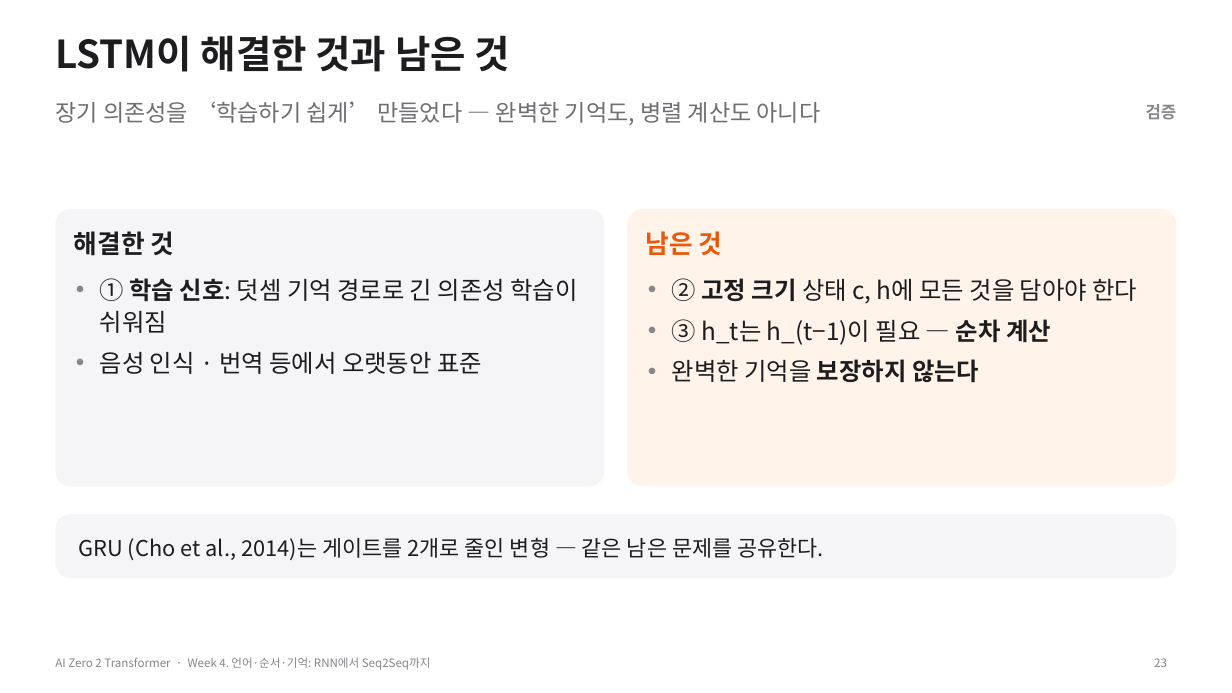
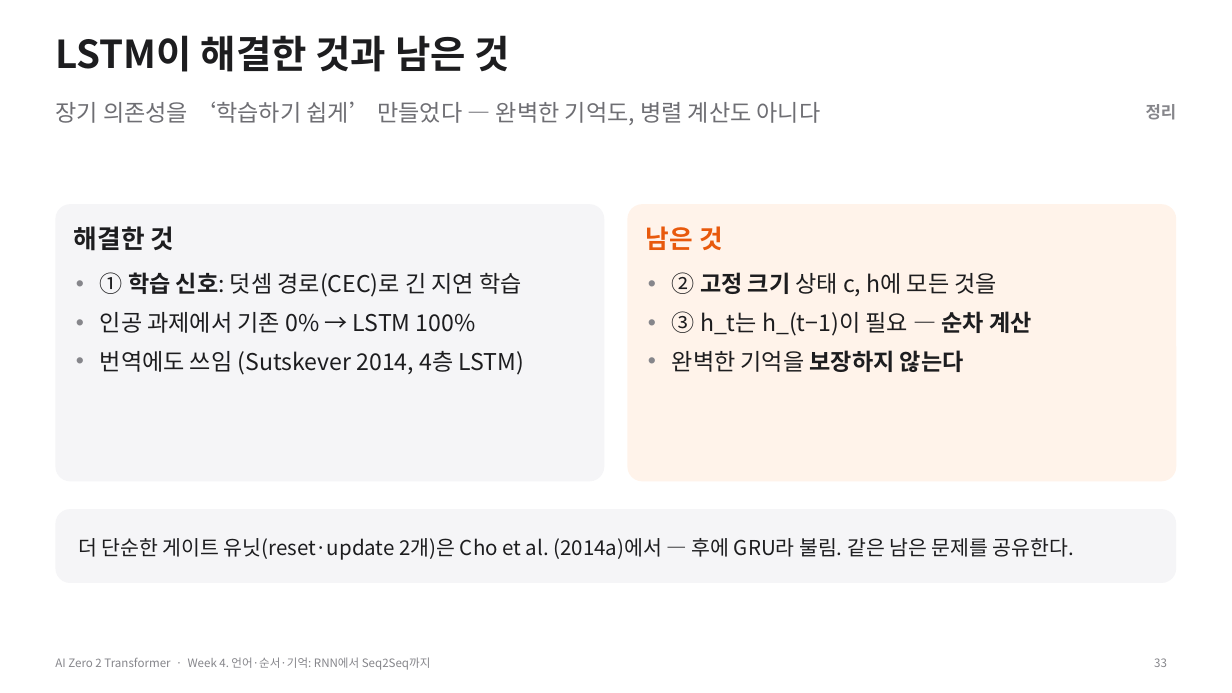
Before and after one commit to myunhh/AI-Zero-2-Transformers, a slide deck: slide 33 of lectures/week04_rnn_lstm_seq2seq.pptx (slide 23 before the commit). Drawn at 1232x693 pixels with LibreOffice and Linux fonts; fonts in the diff are those of the drawing. Boxes give left, top, right and bottom in pixels: in the first picture for what was removed or moved away, otherwise in the second. Text is boxed around its words. In the diff, an @@ line names an element or a change of style, - is before the commit and + after.

```diff
--- a/lectures/week04_rnn_lstm_seq2seq.pptx
+++ b/lectures/week04_rnn_lstm_seq2seq.pptx
@@ text at <box>1146,104,1177,120</box>: text changed @@
-검증
+정리
@@ 2 texts, 2 rounded rectangles: place and size @@
-2 texts, 2 rounded rectangles at <box>55,209,1177,486</box>
+2 texts, 2 rounded rectangles at <box>55,204,1177,482</box>
@@ text at <box>100,272,525,375</box>: text changed; size 19 to 18 pt @@
-• ① 학습 신호: 덧셈 기억 경로로 긴 의존성 학습이 쉬워짐
-• 음성 인식 · 번역 등에서 오랫동안 표준
+• ① 학습 신호: 덧셈 경로(CEC)로 긴 지연 학습
+• 인공 과제에서 기존 0% → LSTM 100%
+• 번역에도 쓰임 (Sutskever 2014, 4층 LSTM)
@@ text at <box>672,272,997,296</box>: text changed; size 19 to 18 pt @@
-• ② 고정 크기 상태 c, h에 모든 것을 담아야 한다
+• ② 고정 크기 상태 c, h에 모든 것을
@@ text at <box>672,311,1032,372</box>: size 19 to 18 pt in "③ h_t는 h_(t−1)이 필요 — 순차 계산", "완벽한 기억을 보장하지 않는다" @@
@@ rounded rectangle "더 단순한 게이트 유닛(reset·update 2개)은 ...": place and size @@
-rounded rectangle "더 단순한 게이트 유닛(reset·update 2개)은 ..." at <box>55,514,1177,578</box>
+rounded rectangle "더 단순한 게이트 유닛(reset·update 2개)은 ..." at <box>55,509,1177,583</box>
@@ rounded rectangle "더 단순한 게이트 유닛(reset·update 2개)은 ..." at <box>55,509,1177,583</box>: proportions changed @@
@@ text in rounded rectangle at <box>78,538,1074,560</box>: text changed; size 17 to 16 pt @@
-GRU (Cho et al., 2014)는 게이트를 2개로 줄인 변형 — 같은 남은 문제를 공유한다.
+더 단순한 게이트 유닛(reset·update 2개)은 Cho et al. (2014a)에서 — 후에 GRU라 불림. 같은 남은 문제를 공유한다.
```
Also in this commit, not shown: 26 other slides changed, 29 slides added, 13 slides removed, 20 other files.
